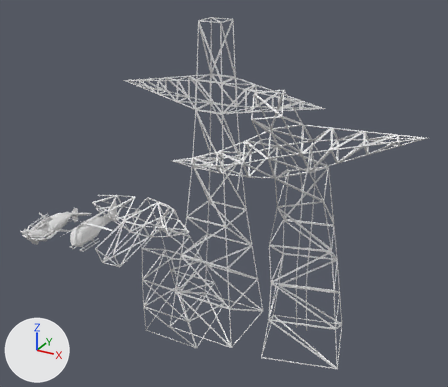
The FBX model AllStar/Assets/Map_Asset/Map_City_Object_Broken1.fbx, before and after one commit.
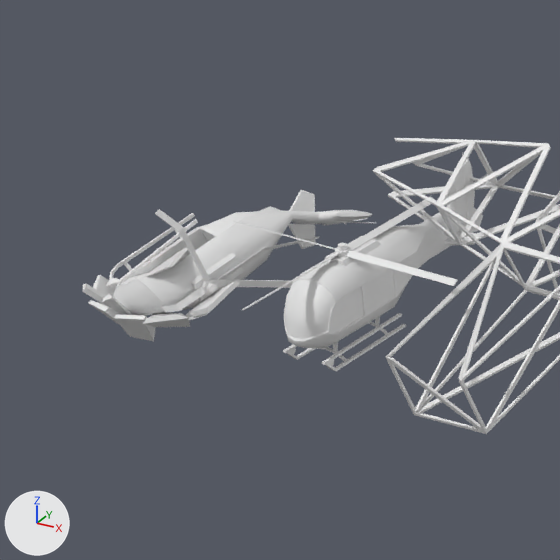
The first picture shows the older version from a camera (50 mm lens) standing at (68.2, -54.8, 36.6) and looking at (37.7, 0.5, 9.0). The close-ups show both versions on the part from 0% to 31% of the width and 42% to 77% of the height of that picture; other places that the commit changed are outside them. Every picture has the same lights, and +X, +Y and +Z are marked at lower left.

The first close-up shows 'Map_Object_Helicopter_Broken', 'Map_Object_Helicopter_Normal', 'Map_Object_Tower_Broken'.
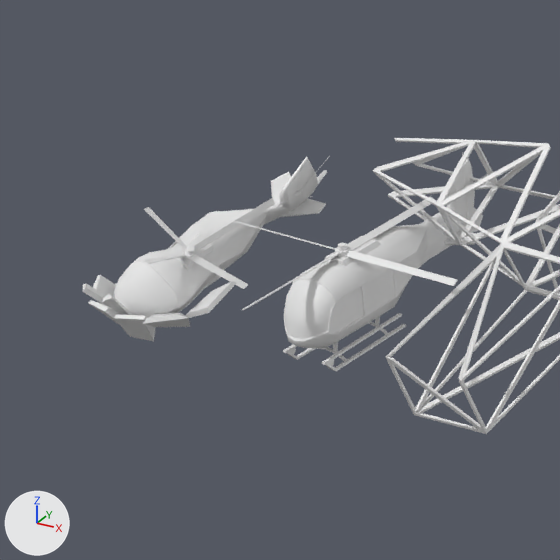
Where the change shows, as pixel boxes (x1, y1, x2, y2) in the close-ups (560 x 560 px):
'Map_Object_Helicopter_Broken', reshaped (16% narrower, 22% taller)
    before: (83, 190, 376, 341)
    after: (83, 157, 329, 341)
part 1 of me_cylinder_003, rebuilt (18% narrower, 46% taller)
    before: (113, 206, 372, 316)
    after: (114, 157, 327, 318)
part 2 of me_cylinder_003, rebuilt
    before: (106, 213, 198, 289)
    after: (168, 233, 185, 249)
part 3 of me_cylinder_003, deleted
    before: (124, 218, 376, 321)
part 4 of me_cylinder_003, built on
    before: (122, 190, 320, 313)
    after: (144, 157, 329, 313)

The edits, one by one:
me_cylinder_003 is used by ob_map_object_helicopter_broken; location (17.5, -6.5, 0.0).
me_cylinder_003 had 826 vertices, 749 faces and spanned x -2.39..3.53, y -3.06..5.28, z 1.42..5.55.
me_cylinder_003 now has 796 vertices, 704 faces and spans x -2.39..1.95, y -3.06..5.09, z 1.26..5.66.
me_cylinder_003 part 1: the loose piece of 310 vertices spanning x -1.51..2.98, y -2.28..5.28, z 1.87..4.29 is rebuilt with 310 vertices and now spans x -1.44..1.62, y -2.17..5.09, z 1.76..5.6.
me_cylinder_003 part 2: the loose piece of 40 vertices spanning x -2.12..-0.93, y -1.78..1.54, z 2.71..3.9 is rebuilt with 14 vertices and now spans x -1.41..-0.67, y -1.47..0.92, z 2.79..3.92.
me_cylinder_003 part 3: 9 loose pieces with 191 vertices, spanning x -2.02..3.27, y -2.04..5.22, z 2.13..3.73, are deleted.
me_cylinder_003 part 4: 129 vertices removed from x -1.52..3.53, y -2.05..4.65, z 1.99..5.55; 316 vertices added at x -1.84..1.95, y -2.05..4.44, z 1.26..5.66.
